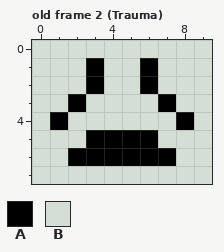
One commit to this pixel-art file: Digital Virtual Pets/do_not_build/aseprite/Minigame Assets/mood_trauma.aseprite. Above, as it was before the edit.
10x8 pixels, 8 frames. Shown: old frame 2 (Trauma). The commit also changed other frames, which this record leaves out.
Visible layers, top first: "Layer 1", "Layer 2".
Palette (. is transparent): A #000000  B #d5ded5
Pixels before, old frame 2 (Trauma), first column x 0:
0 BBBBBBBBBB
1 BBBABBABBB
2 BBBABBABBB
3 BBABBBBABB
4 BABBBBBBAB
5 BBBAAAABBB
6 BBAAAAAABB
7 BBBBBBBBBB
The same view after the edit:
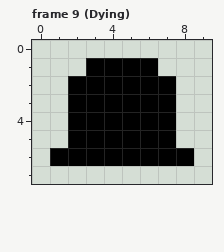
A new or re-ordered frame is compared with the old frame closest to it.
Difference:
frames 8 -> 10
Changed rows in their new state; - is an unchanged pixel.
Frame 9 (Dying) is new; against old frame 2 (Trauma), layer "Layer 1":
first column x 1:
1 ---AA---
2 -A-AA-A-
3 --AAAA--
4 BAAAAAAB
5 -A----A-
6 A------A
